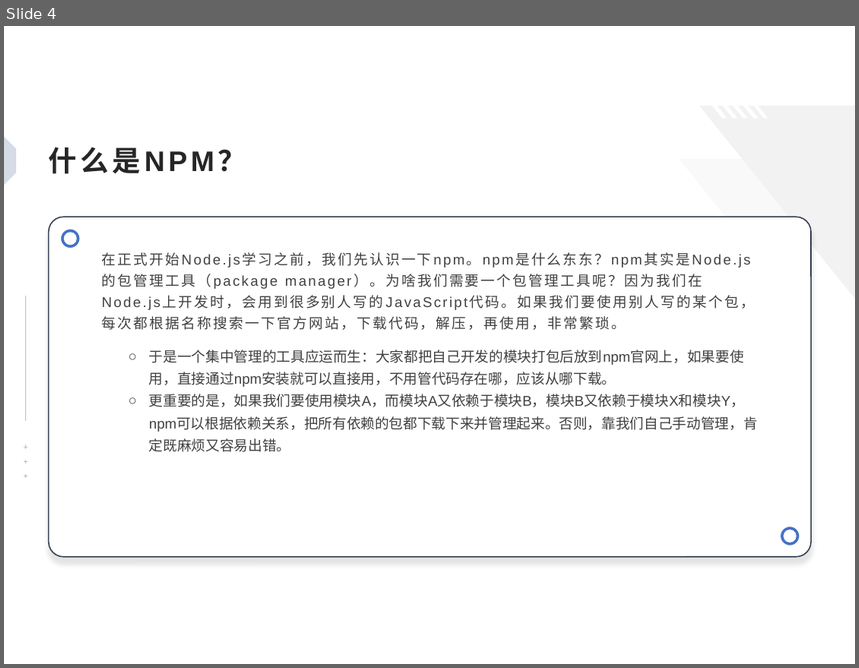
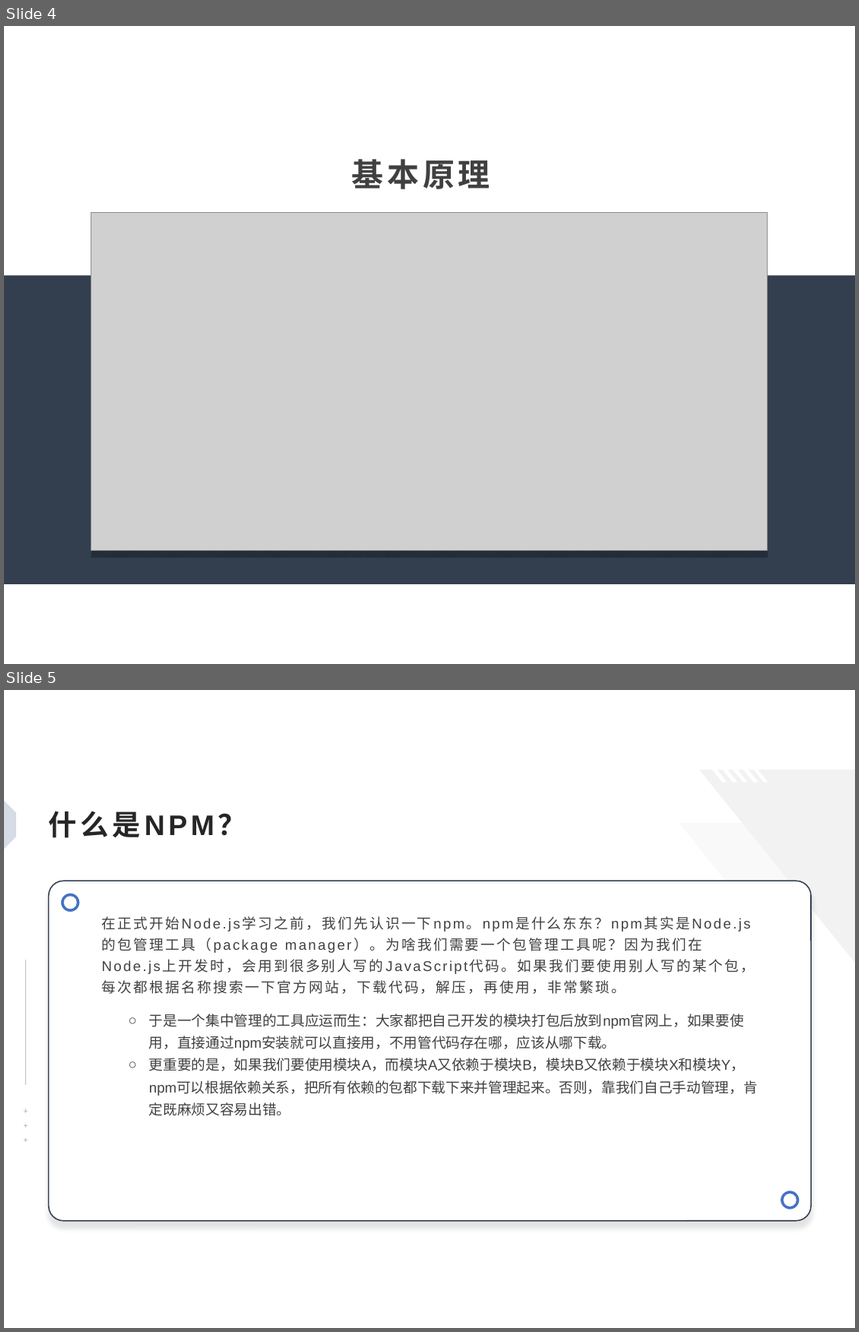
Before and after one commit to kejunliang/node_learn, a slide deck: base/module/3.node基础培训.pptx. Shown one above the other, each under a label of ours: slide 4 before the commit, slides 4 and 5 after it. The pictures are 859x668 and 859x1332 pixels, drawn with LibreOffice and Linux fonts; fonts in the diff are those of the drawing; grey boxes stand for pictures; background and template pictures are left out. Boxes give left, top, right and bottom in pixels: in the first picture for what was removed or moved away, otherwise in the second. Text is boxed around its words. In the diff, an @@ line names an element or a change of style, - is before the commit and + after.

```diff
--- a/base/module/3.node基础培训.pptx
+++ b/base/module/3.node基础培训.pptx
@@ slide 4 added at (x1=4, y1=26, x2=855, y2=664), background picture (left out) @@
@@ text added at (x1=352, y1=159, x2=490, y2=189), 27 pt, text #404040, bold @@
+基本原理
@@ picture added at (x1=91, y1=212, x2=769, y2=550) @@
@@ rectangle added at (x1=4, y1=275, x2=855, y2=585), fill #333F50 @@
@@ rectangle added at (x1=91, y1=550, x2=769, y2=558), fill pattern #333F50 on #222A35 @@
@@ what was slide 4 is now slide 5 @@
```
Also in this commit, not shown: 1 slide changed, 1 slide removed.
